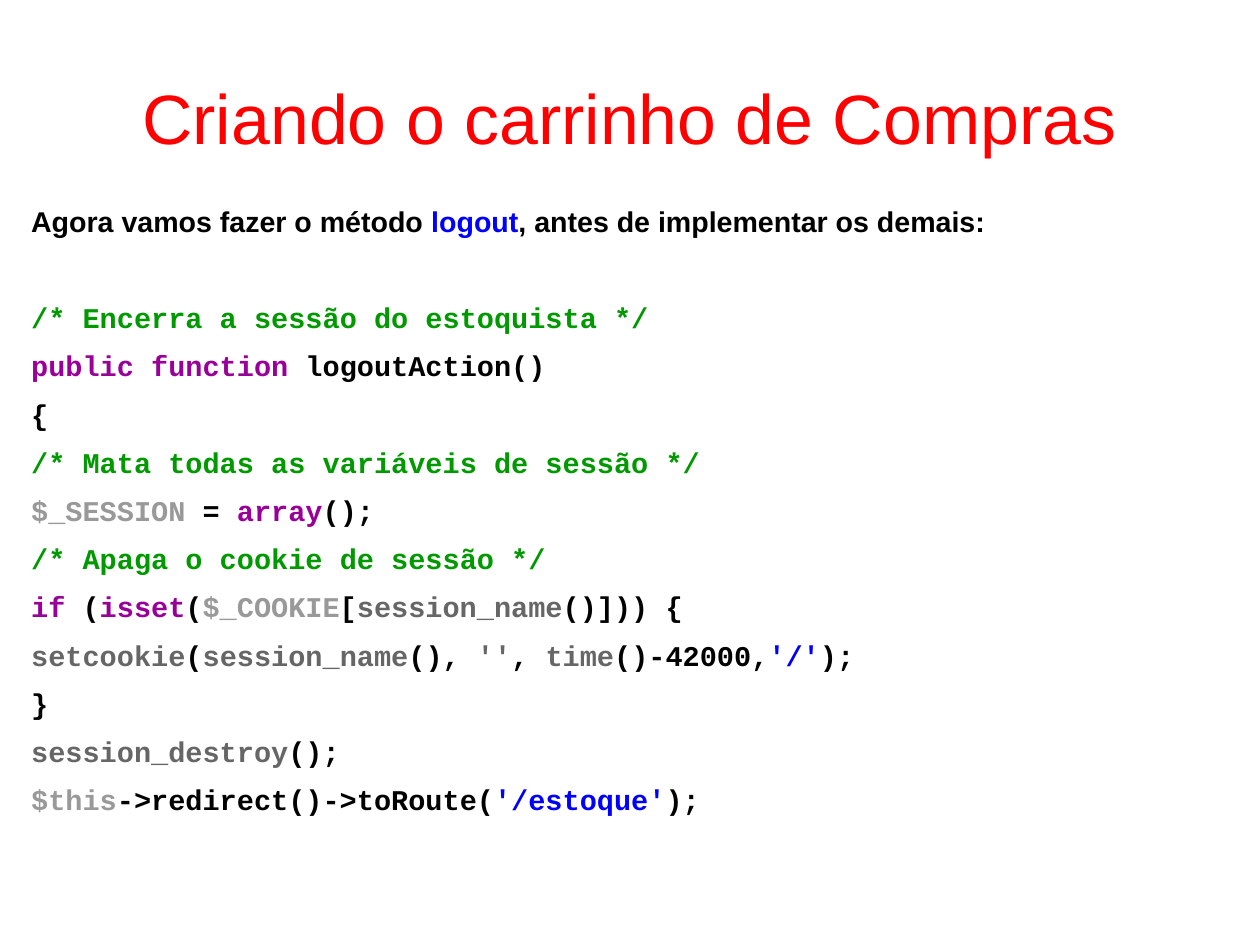
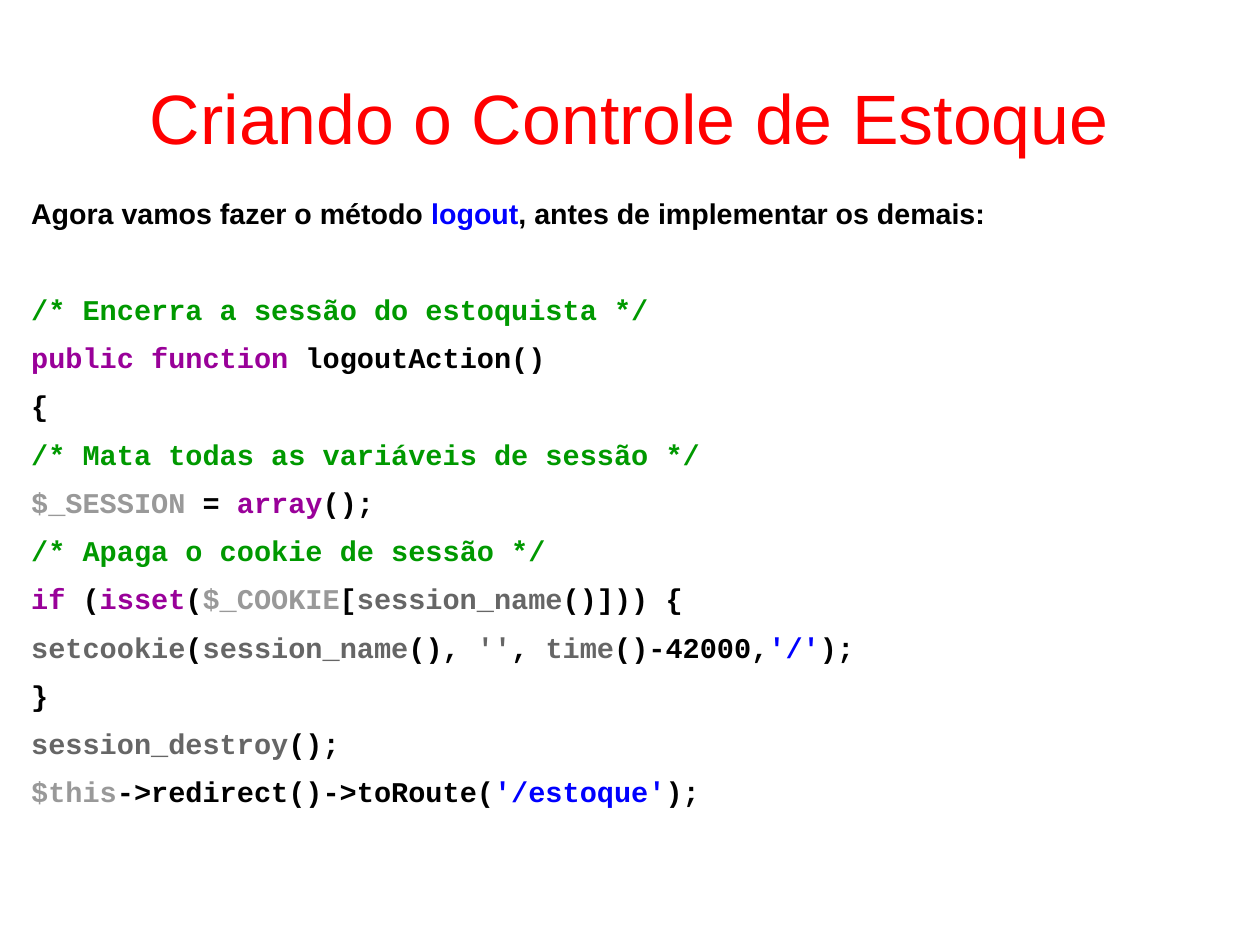
Before and after one commit to fgsl/lojasacme, a slide deck: slide 136 of docs/tutorial.odp (slide 135 before the commit). Drawn at 1260x945 pixels with LibreOffice and Linux fonts; fonts in the diff are those of the drawing. Boxes give left, top, right and bottom in pixels: in the first picture for what was removed or moved away, otherwise in the second. Text is boxed around its words. In the diff, an @@ line names an element or a change of style, - is before the commit and + after.

Commit message:
Alterar o título dos slides a partir do 122 para "Criando o Controle de Estoque" #69

```diff
--- a/docs/tutorial.odp
+++ b/docs/tutorial.odp
@@ title at <box>150,93,1108,157</box>: text changed @@
-Criando o carrinho de Compras
+Criando o Controle de Estoque
@@ text "Agora vamos fazer o método ...": place and size @@
-text "Agora vamos fazer o método ..." at <box>31,211,985,816</box>
+text "Agora vamos fazer o método ..." at <box>31,203,985,808</box>
```
Also in this commit, not shown: 27 other slides changed, 1 slide added, 1 slide removed, 10 other files.
